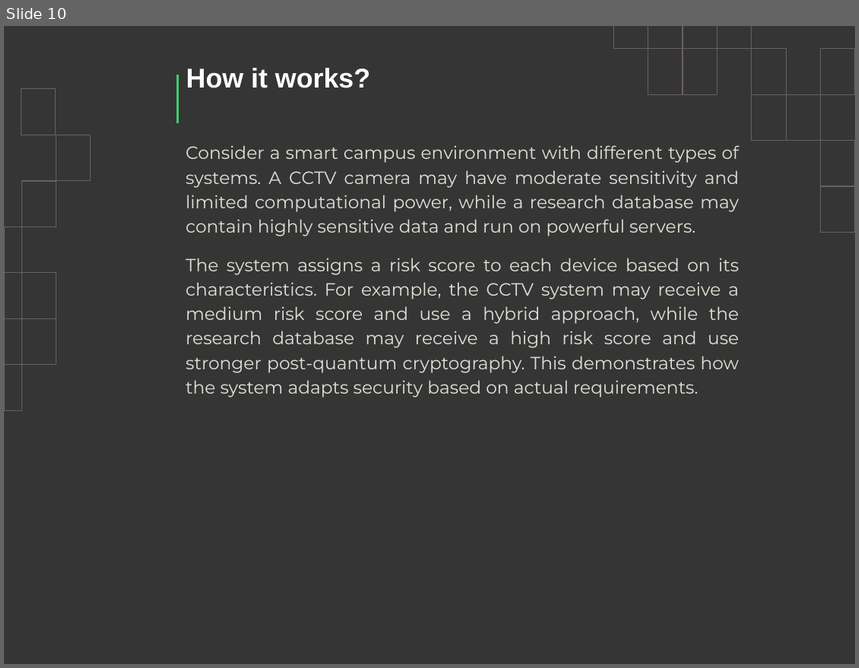
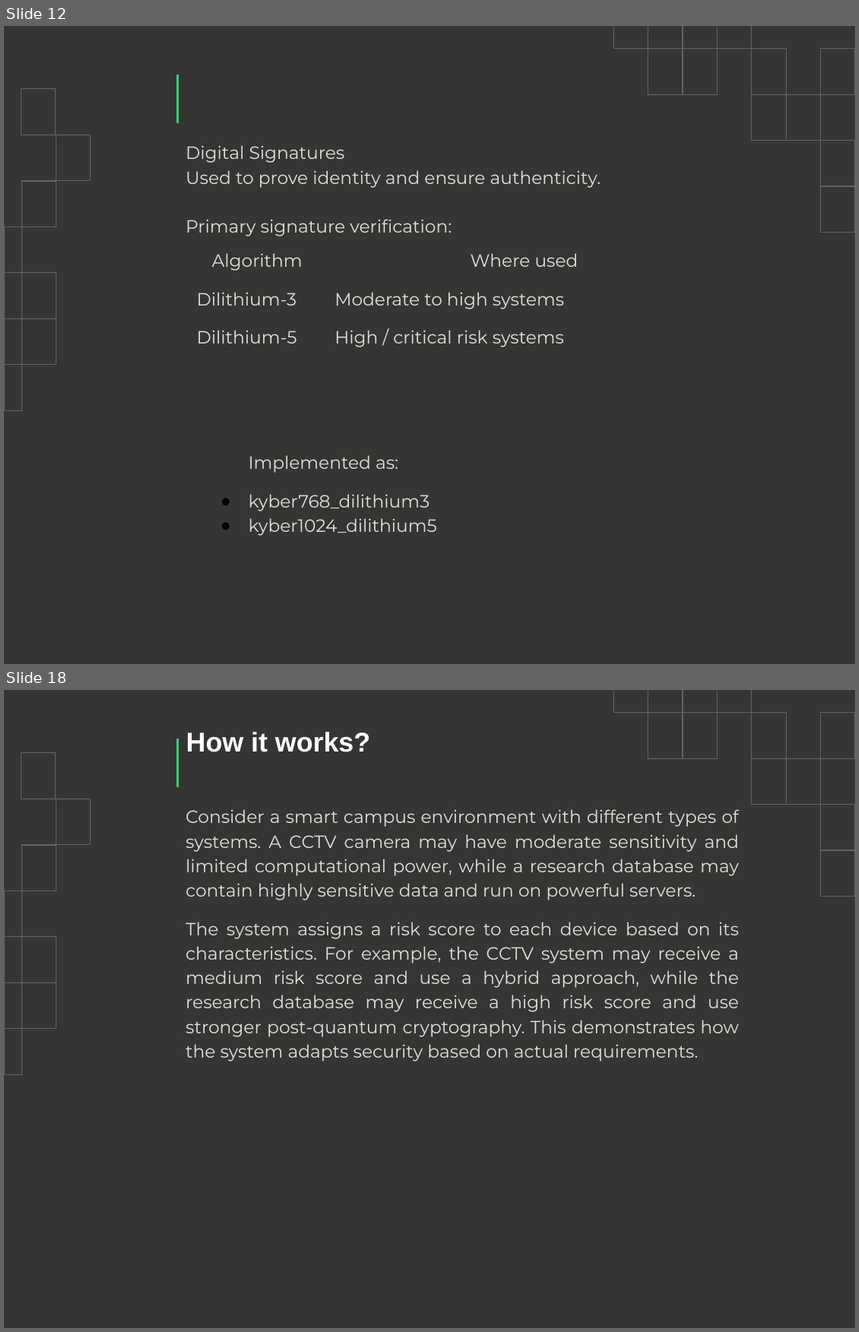
Before and after one commit to TheUnmeshRaj/Quantum-Risk-Aware-Context-Adaptive-PQC-Framework, a slide deck: docs/Proposal.pptx. Shown one above the other, each under a label of ours: slide 10 before the commit, slides 12 and 18 after it; the slides between them are not shown. The pictures are 859x668 and 859x1332 pixels, drawn with LibreOffice and Linux fonts; fonts in the diff are those of the drawing. Boxes give left, top, right and bottom in pixels: in the first picture for what was removed or moved away, otherwise in the second. Text is boxed around its words. In the diff, an @@ line names an element or a change of style, - is before the commit and + after.

```diff
--- a/docs/Proposal.pptx
+++ b/docs/Proposal.pptx
@@ slide 12 added at [4, 26, 855, 664], background #353535; not listed: 22 template elements that a slide beside it also shows @@
@@ subtitle added at [186, 145, 601, 237], 15 pt, text #E3DFD6 @@
+Digital Signatures
+Used to prove identity and ensure authenticity.
+Primary signature verification:
@@ table added at [188, 239, 721, 518], 3 rows, 2 columns @@
+Algorithm | Where used
+Dilithium-3 | Moderate to high systems
+Dilithium-5 | High / critical risk systems
@@ text added at [249, 455, 437, 536], 15 pt, text #E3DFD6 @@
+Implemented as:
+● kyber768_dilithium3
+● kyber1024_dilithium5
@@ what was slide 10 is now slide 18 @@
```
Also in this commit, not shown: 1 slide changed, 7 other slides added, 3 other files.
